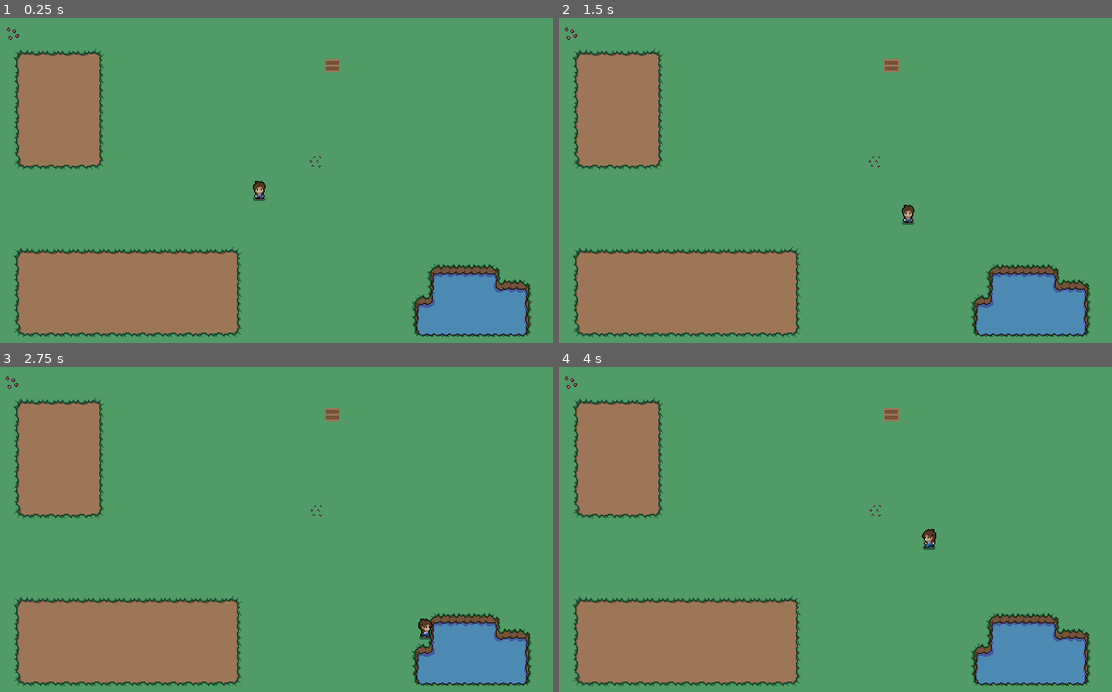
Above: before the commit, frames 1-4 (two rows, left to right).
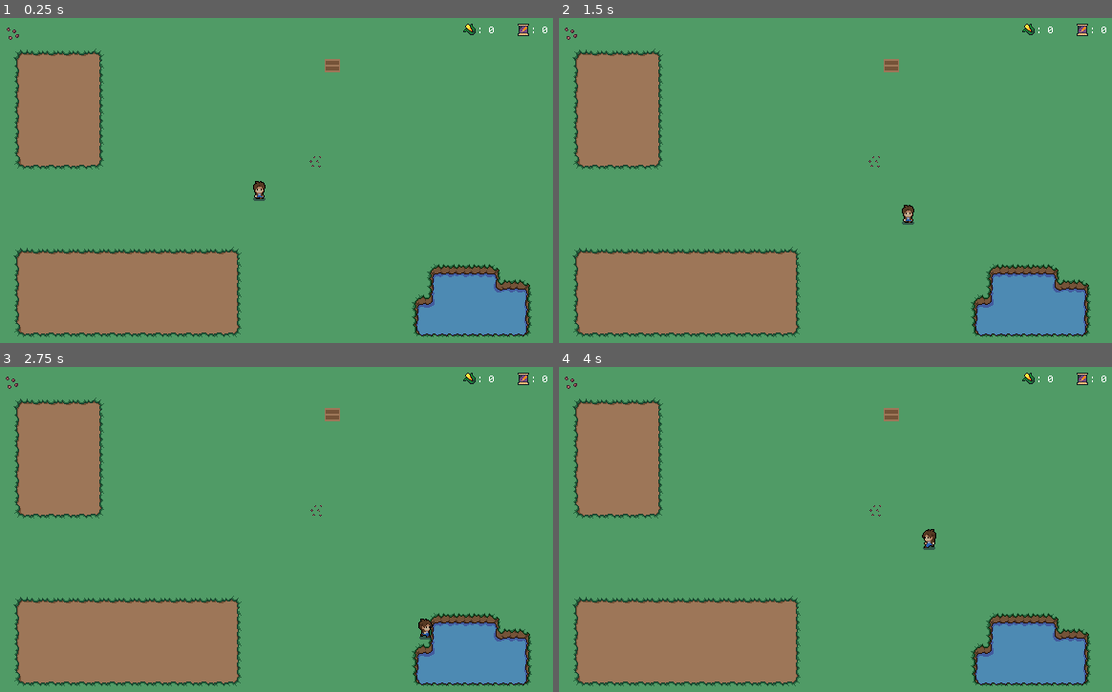
Above: after the commit, the same moments.

Repository: cammcinnes/wintermelonjam-2023
Game: Godot game, scene res://scenes/main.tscn
Same seed, same stepped clock (60 frames per second), same inputs: the game is played once before the commit and once after it.
Inputs (mouse positions are in pixels of both pictures, inside the frame that each line leads up to):
- Up to frame 1 (0.25 s): no input
- Up to frame 2 (1.5 s): tap Enter at 0.5 s; move the mouse to (890, 66) at 0.52 s; hold D (move_right) 0.53-1.28 s; click (890, 66) at 0.6 s; move the mouse to (570, 34) at 1.27 s; hold S (move_down) from 1.28 s (still down); click (570, 34) at 1.35 s
- Up to frame 3 (2.75 s): move the mouse to (315, 510) at 2.02 s; release S (move_down) at 2.03 s; hold D (move_right) from 2.03 s (still down); click (315, 510) at 2.1 s
- Up to frame 4 (4 s): move the mouse to (785, 604) at 2.77 s; release D (move_right) at 2.78 s; hold W (move_up) 2.78-3.53 s; click (785, 604) at 2.85 s; move the mouse to (1001, 584) at 3.52 s; hold A (move_left) from 3.53 s (still down); click (1001, 584) at 3.6 s

The runs differ from the first frame. In frame 1, 0.1% of the frame differs, in the area x 83-99%, y 1-6%; in frame 2, 0.1%; in frame 3, 0.1%; in frame 4, 0.1%.

Commit message:
Create simple hud

Diff:
--- a/scenes/growzone.tscn
+++ b/scenes/growzone.tscn
@@ -101,6 +101,7 @@
 
 [node name="growzone" type="StaticBody2D"]
 script = ExtResource("1_v5lim")
+metadata/_edit_group_ = true
 
 [node name="hoed_land" type="AnimatedSprite2D" parent="."]
 sprite_frames = SubResource("SpriteFrames_67nns")
--- /dev/null
+++ b/scenes/gui.tscn
@@ -0,0 +1,78 @@
+[gd_scene load_steps=7 format=3 uid="uid://bpqxfe6ebfb4d"]
+
+[ext_resource type="Script" path="res://scripts/gui.gd" id="1_ba3st"]
+[ext_resource type="Texture2D" uid="uid://dyf1tq5uyr27v" path="res://textures/Crop_Spritesheet.png" id="1_dfwng"]
+[ext_resource type="FontFile" uid="uid://dlfn785vfw35r" path="res://font/monogram.ttf" id="2_3mn8g"]
+
+[sub_resource type="AtlasTexture" id="AtlasTexture_5braf"]
+atlas = ExtResource("1_dfwng")
+region = Rect2(0, 144, 16, 16)
+
+[sub_resource type="AtlasTexture" id="AtlasTexture_mitdf"]
+atlas = ExtResource("1_dfwng")
+region = Rect2(0, 80, 16, 16)
+
+[sub_resource type="SpriteFrames" id="SpriteFrames_s12vm"]
+animations = [{
+"frames": [{
+"duration": 1.0,
+"texture": SubResource("AtlasTexture_5braf")
+}],
+"loop": true,
+"name": &"corn",
+"speed": 0.0
+}, {
+"frames": [{
+"duration": 1.0,
+"texture": SubResource("AtlasTexture_mitdf")
+}],
+"loop": true,
+"name": &"wheat",
+"speed": 0.0
+}]
+
+[node name="GUI" type="CanvasLayer"]
+script = ExtResource("1_ba3st")
+
+[node name="Control" type="Control" parent="."]
+layout_mode = 3
+anchors_preset = 1
+anchor_left = 1.0
+anchor_right = 1.0
+offset_left = -117.0
+offset_bottom = 39.0
+grow_horizontal = 0
+size_flags_horizontal = 4
+
+[node name="wheat" type="AnimatedSprite2D" parent="Control"]
+position = Vector2(75, 16)
+sprite_frames = SubResource("SpriteFrames_s12vm")
+animation = &"wheat"
+autoplay = "wheat"
+
+[node name="corn" type="AnimatedSprite2D" parent="Control"]
+position = Vector2(19, 16)
+sprite_frames = SubResource("SpriteFrames_s12vm")
+animation = &"corn"
+autoplay = "corn"
+
+[node name="wheat_label" type="Label" parent="Control"]
+offset_left = 72.0
+offset_top = 9.0
+offset_right = 112.0
+offset_bottom = 31.0
+theme_override_fonts/font = ExtResource("2_3mn8g")
+theme_override_font_sizes/font_size = 16
+text = ": 1"
+horizontal_alignment = 1
+
+[node name="corn_label" type="Label" parent="Control"]
+layout_mode = 0
+offset_left = 16.0
+offset_top = 9.0
+offset_right = 56.0
+offset_bottom = 31.0
+theme_override_fonts/font = ExtResource("2_3mn8g")
+theme_override_font_sizes/font_size = 16
+text = ": 1"
+horizontal_alignment = 1
--- a/scenes/main.tscn
+++ b/scenes/main.tscn
@@ -12,6 +12,7 @@
 [ext_resource type="PackedScene" uid="uid://cokkreqcbdqxr" path="res://scenes/wheat_seed.tscn" id="10_j5buc"]
 [ext_resource type="PackedScene" uid="uid://cp4u61uqr1liu" path="res://scenes/corn_seed.tscn" id="11_1so3n"]
 [ext_resource type="PackedScene" uid="uid://xaq1g1rn45ww" path="res://scenes/growzone.tscn" id="12_2jnoe"]
+[ext_resource type="PackedScene" uid="uid://bpqxfe6ebfb4d" path="res://scenes/gui.tscn" id="13_qxv7o"]
 
 [sub_resource type="TileSetAtlasSource" id="TileSetAtlasSource_tk8pw"]
 texture = ExtResource("3_viwpl")
@@ -542,3 +543,5 @@
 [node name="corn_seed" parent="." instance=ExtResource("11_1so3n")]
 
 [node name="wheat_seed" parent="." instance=ExtResource("10_j5buc")]
+
+[node name="GUI" parent="." instance=ExtResource("13_qxv7o")]
--- /dev/null
+++ b/scripts/gui.gd
@@ -0,0 +1,13 @@
+extends CanvasLayer
+
+
+# Called when the node enters the scene tree for the first time.
+func _ready():
+	$Control/wheat_label.text = ": 0"
+	$Control/corn_label.text = ": 0"
+
+
+# Called every frame. 'delta' is the elapsed time since the previous frame.
+func _process(delta):
+	$Control/wheat_label.text = ": " + str(Main.numofwheat)
+	$Control/corn_label.text = ": " + str(Main.numofcorn)
Not shown: 1 places in scenes/main.tscn that only renumber resources
